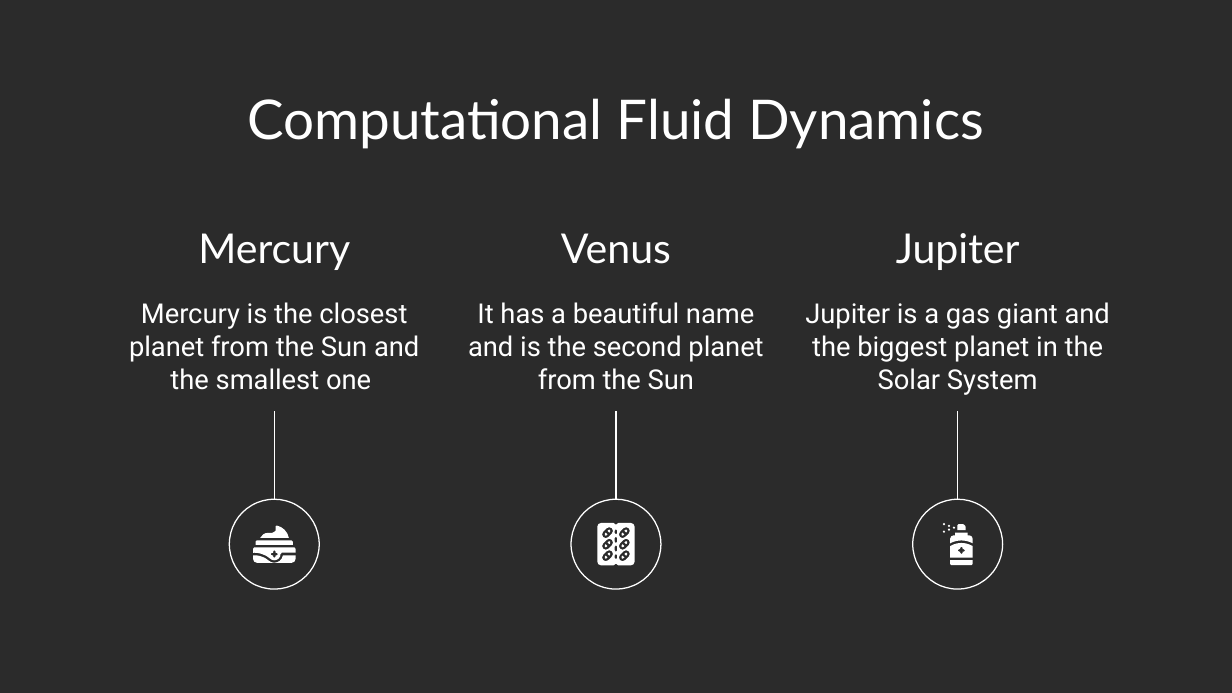
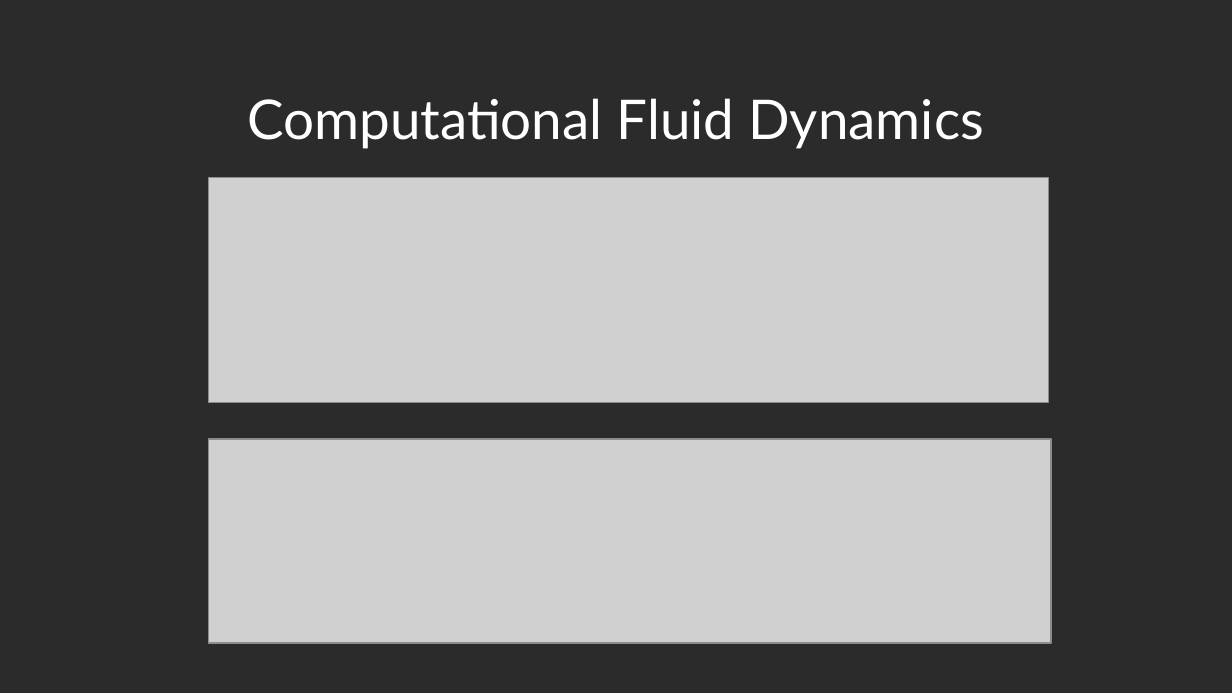
Before and after one commit to usedgenes/Rocketry-Advanced-Curriculum, a slide deck: slide 2 of Daily Lesson Plans/Day 7/Day 7.pptx. Drawn at 1232x693 pixels with LibreOffice and Linux fonts; fonts in the diff are those of the drawing; grey boxes stand for pictures; background and template pictures are left out; a plain dark background stands for a picture behind light text. Boxes give left, top, right and bottom in pixels: in the first picture for what was removed or moved away, otherwise in the second. Text is boxed around its words. In the diff, an @@ line names an element or a change of style, - is before the commit and + after.

```diff
--- a/Daily Lesson Plans/Day 7/Day 7.pptx
+++ b/Daily Lesson Plans/Day 7/Day 7.pptx
@@ picture added at bbox=[208, 177, 1048, 403] @@
@@ title removed at bbox=[198, 233, 350, 270] @@
-Mercury
@@ title removed at bbox=[561, 233, 671, 264] @@
-Venus
@@ title removed at bbox=[896, 233, 1020, 270] @@
-Jupiter
@@ subtitle removed at bbox=[129, 302, 419, 390] @@
-Mercury is the closest planet from the Sun and the smallest one
@@ subtitle removed at bbox=[468, 302, 763, 390] @@
-It has a beautiful name and is the second planet from the Sun
@@ subtitle removed at bbox=[805, 302, 1110, 395] @@
-Jupiter is a gas giant and the biggest planet in the Solar System
@@ line removed from (275, 411) to (275, 499) @@
@@ line removed from (616, 411) to (616, 499) @@
@@ line removed from (957, 411) to (957, 499) @@
@@ picture added at bbox=[208, 439, 1051, 643] @@
@@ ellipse removed at bbox=[229, 499, 319, 589] @@
@@ ellipse removed at bbox=[572, 499, 662, 589] @@
@@ ellipse removed at bbox=[913, 499, 1003, 589] @@
@@ group removed at bbox=[942, 522, 972, 565]: 9 freeform shapes @@
@@ group removed at bbox=[253, 526, 294, 563]: 4 freeform shapes @@
@@ group removed at bbox=[598, 522, 634, 564]: 13 freeform shapes @@
```
Also in this commit, not shown: 1 other slide changed, 1 slide added, 8 slides removed, 17 other files.
